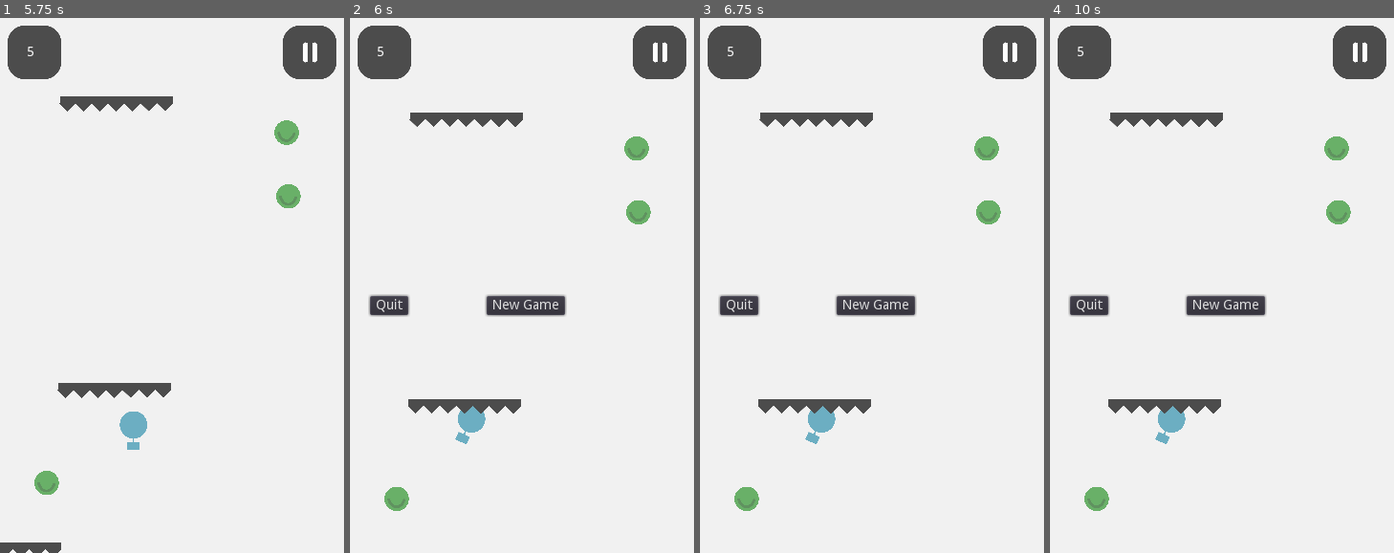
Above: before the commit, frames 1-4 (left to right).
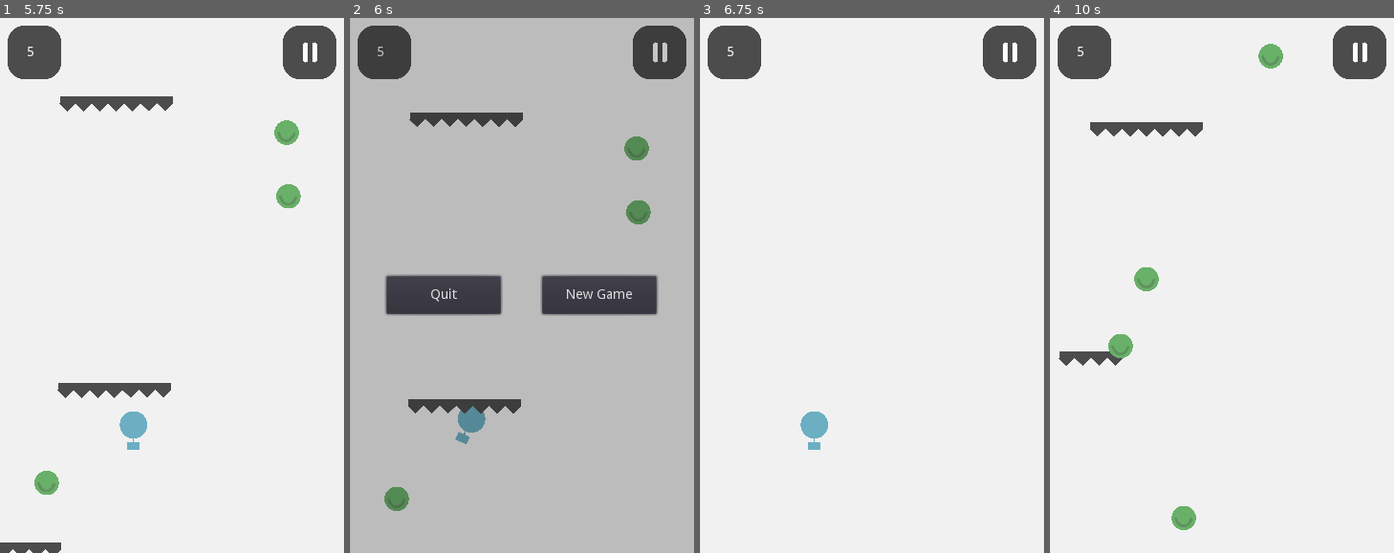
Above: after the commit, the same moments.

Repository: efenstakes/psnn
Game: Godot game, scene res://scenes/PSNN.tscn
The game is run twice, just before and just after one commit, with the same random seed, the same clock (stepped at 60 frames per second) and the same inputs.
Inputs (mouse positions are in pixels of both pictures, inside the frame that each line leads up to):
- Up to frame 1 (5.75 s): click (309, 50) at 0.5 s; tap Enter at 1.25 s; hold Right (ui_right) 1.28-2.03 s; hold Left (ui_left) 2.03-2.78 s; hold Right (ui_right) 2.78-4.28 s; hold Left (ui_left) from 4.28 s (still down)
- Up to frame 2 (6 s): keep holding Left (ui_left)
- Up to frame 3 (6.75 s): release Left (ui_left) at 6.5 s; click "New Game" at 6.5 s
- Up to frame 4 (10 s): click (1225, 306) at 7.25 s, where only the run before the commit has a clickable "New Game"; hold Right (ui_right) from 8.03 s (still down)

Frame 1 is identical in both runs. In frame 2, 95% of the frame differs, in the area x 0-100%, y 0-100%; in frame 3, 3.8%; in frame 4, 5.7%.

Commit message:
add signals to set visibility on pause and resume

Diff:
--- a/scenes/GameOverHUD.tscn
+++ b/scenes/GameOverHUD.tscn
@@ -5,61 +5,61 @@
 [node name="GameOverHUD" type="Node2D"]
 script = ExtResource( 1 )
 
-[node name="ColorRect" type="ColorRect" parent="."]
+[node name="CanvasLayer" type="CanvasLayer" parent="."]
+
+[node name="ColorRect" type="ColorRect" parent="CanvasLayer"]
+anchor_right = 1.0
+anchor_bottom = 1.0
 size_flags_horizontal = 3
 size_flags_vertical = 3
-color = Color( 0.0431373, 0.0431373, 0.0431373, 0.247059 )
+color = Color( 0.0431373, 0.0431373, 0.0431373, 0.231373 )
 __meta__ = {
 "_edit_use_anchors_": false
 }
 
-[node name="HBoxContainer" type="HBoxContainer" parent="ColorRect"]
+[node name="HBoxContainer" type="HBoxContainer" parent="CanvasLayer/ColorRect"]
 anchor_top = 0.5
 anchor_right = 1.0
 anchor_bottom = 0.5
-margin_left = 3.0
-margin_top = 287.0
-margin_right = 363.0
-margin_bottom = 324.0
+margin_top = -10.0
+margin_bottom = 10.0
 size_flags_horizontal = 6
 size_flags_vertical = 7
 __meta__ = {
 "_edit_use_anchors_": false
 }
 
-[node name="ColorRect" type="ColorRect" parent="ColorRect/HBoxContainer"]
-margin_bottom = 37.0
+[node name="ColorRect" type="ColorRect" parent="CanvasLayer/ColorRect/HBoxContainer"]
+margin_bottom = 40.0
 size_flags_horizontal = 2
 
-[node name="Quit" type="Button" parent="ColorRect/HBoxContainer"]
-margin_left = 78.0
-margin_top = 8.0
-margin_right = 118.0
-margin_bottom = 28.0
+[node name="Quit" type="Button" parent="CanvasLayer/ColorRect/HBoxContainer"]
+margin_left = 38.0
+margin_right = 158.0
+margin_bottom = 40.0
+rect_min_size = Vector2( 120, 40 )
 size_flags_vertical = 4
 text = "Quit"
 
-[node name="ColorRect2" type="ColorRect" parent="ColorRect/HBoxContainer"]
-margin_left = 122.0
-margin_right = 122.0
-margin_bottom = 37.0
+[node name="ColorRect2" type="ColorRect" parent="CanvasLayer/ColorRect/HBoxContainer"]
+margin_left = 162.0
+margin_right = 162.0
+margin_bottom = 40.0
 size_flags_horizontal = 2
 
-[node name="New" type="Button" parent="ColorRect/HBoxContainer"]
-margin_left = 200.0
-margin_top = 8.0
-margin_right = 282.0
-margin_bottom = 28.0
+[node name="New" type="Button" parent="CanvasLayer/ColorRect/HBoxContainer"]
+margin_left = 201.0
+margin_right = 321.0
+margin_bottom = 40.0
+rect_min_size = Vector2( 120, 40 )
 size_flags_vertical = 4
 text = "New Game"
 
-[node name="ColorRect3" type="ColorRect" parent="ColorRect/HBoxContainer"]
-margin_left = 286.0
-margin_right = 286.0
-margin_bottom = 37.0
+[node name="ColorRect3" type="ColorRect" parent="CanvasLayer/ColorRect/HBoxContainer"]
+margin_left = 325.0
+margin_right = 325.0
+margin_bottom = 40.0
 size_flags_horizontal = 2
 
-[node name="CanvasLayer" type="CanvasLayer" parent="."]
-
-[connection signal="pressed" from="ColorRect/HBoxContainer/Quit" to="." method="_on_Quit_pressed"]
-[connection signal="pressed" from="ColorRect/HBoxContainer/New" to="." method="_on_New_pressed"]
+[connection signal="pressed" from="CanvasLayer/ColorRect/HBoxContainer/Quit" to="." method="_on_Quit_pressed"]
+[connection signal="pressed" from="CanvasLayer/ColorRect/HBoxContainer/New" to="." method="_on_New_pressed"]
--- a/scripts/GameOverHUD.gd
+++ b/scripts/GameOverHUD.gd
@@ -1,13 +1,33 @@
 extends Node2D
 
+
+onready var BG = $CanvasLayer/ColorRect
 
 # Called when the node enters the scene tree for the first time.
 func _ready():
 	pause_mode = Node.PAUSE_MODE_PROCESS
+	BG.visible = false
+	EventManager.connect("new_game", self, "_onNewGame")
+	EventManager.connect("game_paused", self, "_onGamePaused")
+	EventManager.connect("game_unpaused", self, "_onGameUnpaused")
+	EventManager.connect("player_died", self, "_onPlayerDied")
 
 
+func _onNewGame():
+	BG.visible = false
 
 
+func _onGamePaused():
+	BG.visible = true
+
+
+func _onGameUnpaused():
+	BG.visible = false
+
+
+func _onPlayerDied():
+	print("_onPlayerDied un GOH")
+	BG.visible = true
 
 func _on_Quit_pressed():
 	get_tree().quit()
